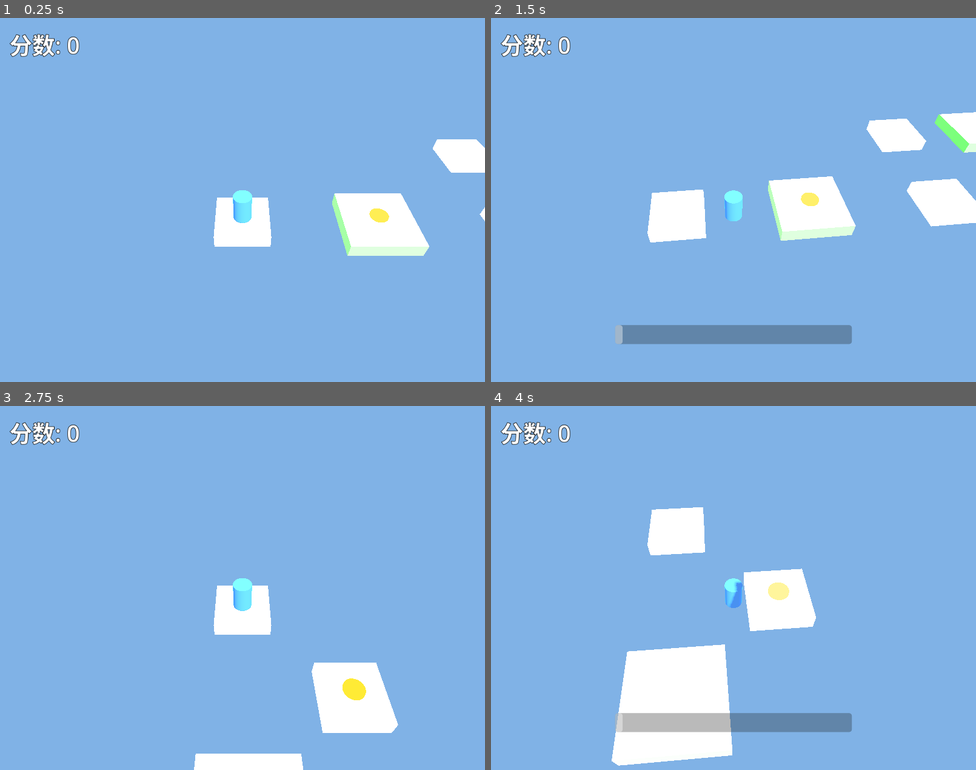
Above: before the commit, frames 1-4 (two rows, left to right).
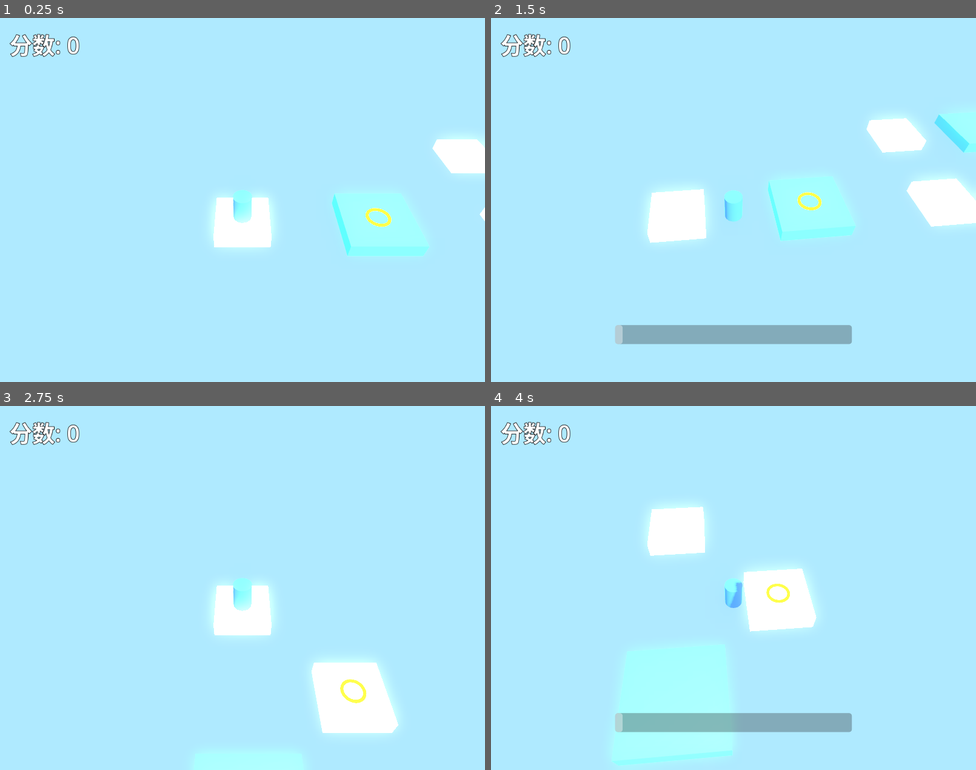
Above: after the commit, the same moments.

Repository: mingning179/godot4-cursor-template
Game: Godot game, scene res://scenes/Main.tscn
Same seed, same stepped clock (60 frames per second), same inputs: the game is played once before the commit and once after it.
Inputs (mouse positions are in pixels of both pictures, inside the frame that each line leads up to):
- Up to frame 1 (0.25 s): no input
- Up to frame 2 (1.5 s): move the mouse to (840, 181) at 0.52 s; click (840, 181) at 0.67 s; move the mouse to (636, 218) at 1.27 s; click (636, 218) at 1.42 s
- Up to frame 3 (2.75 s): click "重新开始" at 2 s
- Up to frame 4 (4 s): tap Enter at 2.75 s; move the mouse to (782, 507) at 2.77 s; click (782, 507) at 2.92 s; move the mouse to (709, 660) at 3.52 s; click (709, 660) at 3.67 s

The runs differ from the first frame. In frame 1, 97% of the frame differs, in the area x 0-100%, y 0-100%; in frame 2, 95%; in frame 3, 96%; in frame 4, 96%.

Commit message:
删除多个清理和修复总结文件，优化项目结构，更新场景和脚本以提升游戏性能和视觉效果，调整平台生成逻辑以避免重叠，增强跳跃物理和目标指示器的表现。

Diff:
--- a/project.godot
+++ b/project.godot
@@ -29,3 +29,9 @@
 
 renderer/rendering_method="mobile"
 textures/vram_compression/import_etc2_astc=true
+anti_aliasing/quality/msaa_3d=2
+anti_aliasing/quality/screen_space_aa=1
+textures/default_filters/anisotropic_filtering_level=4
+environment/defaults/default_clear_color=Color(0.385, 0.454, 0.55, 1)
+lights_and_shadows/directional_shadow/soft_shadow_filter_quality=2
+lights_and_shadows/positional_shadow/soft_shadow_filter_quality=2
--- a/scenes/Main.tscn
+++ b/scenes/Main.tscn
@@ -7,10 +7,14 @@
 
 [sub_resource type="Environment" id="Environment_1"]
 background_mode = 1
-background_color = Color(0.5, 0.7, 0.9, 1)
+background_color = Color(0.15, 0.2, 0.3, 1)
 ambient_light_source = 2
 ambient_light_color = Color(1, 1, 1, 1)
 ambient_light_energy = 1.0
+glow_enabled = true
+glow_intensity = 0.6
+glow_strength = 1.2
+glow_bloom = 0.3
 
 [node name="Main" type="Node3D"]
 script = ExtResource("1_main")
@@ -20,7 +24,7 @@
 
 [node name="DirectionalLight3D" type="DirectionalLight3D" parent="."]
 transform = Transform3D(0.866025, -0.433013, 0.25, 0, 0.5, 0.866025, -0.5, -0.75, 0.433013, 0, 10, 0)
-light_energy = 1.5
+light_energy = 1.2
 shadow_enabled = true
 
 [node name="Camera3D" type="Camera3D" parent="."]
--- a/scenes/Player.tscn
+++ b/scenes/Player.tscn
@@ -17,3 +17,12 @@
 [node name="RayCast3D" type="RayCast3D" parent="."]
 target_position = Vector3(0, -1, 0)
 enabled = true
+
+[node name="OmniLight3D" type="OmniLight3D" parent="."]
+light_color = Color(0.2, 0.7, 1, 1)
+light_energy = 1.5
+light_indirect_energy = 1.0
+light_volumetric_fog_energy = 1.0
+omni_range = 6.0
+omni_attenuation = 2.0
+shadow_enabled = false
--- a/scripts/Platform.gd
+++ b/scripts/Platform.gd
@@ -47,23 +47,24 @@
 		box_mesh.size = platform_size
 		mesh_instance.mesh = box_mesh
 
-		# 创建材质
+		# 创建材质（不透明，明亮）
 		var material: StandardMaterial3D = StandardMaterial3D.new()
 		var color: Color = get_platform_color()
 		material.albedo_color = color
 		material.shading_mode = BaseMaterial3D.SHADING_MODE_PER_PIXEL
 		material.disable_receive_shadows = false
 
-		# 添加金属度和粗糙度，让材质更真实
-		material.metallic = 0.2
-		material.roughness = 0.7
+		# 适度金属质感
+		material.metallic = 0.4
+		material.metallic_specular = 0.7
+		material.roughness = 0.4
 
-		# 添加发光效果
+		# 适度发光
 		material.emission_enabled = true
-		material.emission = color * 0.3
-		material.emission_energy_multiplier = 1.0
+		material.emission = color * 0.5
+		material.emission_energy_multiplier = 1.2
 
-		# 添加边缘光效果
+		# 边缘光
 		material.rim_enabled = true
 		material.rim = 0.5
 		material.rim_tint = 0.8
@@ -86,11 +87,11 @@
 func get_platform_color() -> Color:
 	match platform_type:
 		PlatformType.NORMAL:
-			return Color(1.0, 1.0, 1.0)  # 白色
+			return Color(1.0, 1.0, 1.0)  # 纯白色
 		PlatformType.SMALL:
-			return Color(1.0, 0.5, 0.5)  # 红色
+			return Color(1.0, 0.3, 0.4)  # 鲜红色
 		PlatformType.LARGE:
-			return Color(0.5, 1.0, 0.5)  # 绿色
+			return Color(0.3, 0.8, 1.0)  # 天蓝色
 	return Color.WHITE
 
 # 检查是否完美落地
--- a/scripts/Player.gd
+++ b/scripts/Player.gd
@@ -202,53 +202,74 @@
 	# 重新启用跳跃
 	can_jump = true
 
-	# 检测落在哪个平台上
-	if ray_cast.is_colliding():
-		var collider: Node3D = ray_cast.get_collider() as Node3D
-		if collider and collider.has_method("is_perfect_landing"):
-			var previous_platform: Node3D = current_platform
-			current_platform = collider
-
-			# ⚠️ 关键修复：只有跳到目标平台才算成功
-			if next_platform and collider == next_platform:
-				# 跳到了正确的目标平台！
-
-				# 计算跳跃距离（用于距离奖励）
-				var jump_distance: float = 0.0
-				if previous_platform:
-					jump_distance = previous_platform.global_position.distance_to(collider.global_position)
-
-				# 判断是否完美落地
-				var is_perfect: bool = collider.is_perfect_landing(position)
-
-				# 通知游戏管理器加分
-				var game_manager: Node = get_node("/root/GameManager")
-				if game_manager:
-					game_manager.add_score(1, is_perfect, jump_distance)
-
-				# 发射落地信号（会触发生成新平台和更新目标）
-				landed.emit(position, current_platform)
-
-			elif collider == previous_platform:
-				# 跳回了原来的平台（原地跳或后退），扣分！
-				var game_manager: Node = get_node("/root/GameManager")
-				if game_manager:
-					game_manager.add_score(-2, false, 0.0)  # 扣2分
-				# ⚠️ 不更新目标，玩家需要继续跳到原目标
-
-			elif not next_platform:
-				# 还没有设置目标平台（游戏刚开始），允许但不加分
-				# 发射信号以便设置第一个目标
-				landed.emit(position, current_platform)
-
-			else:
-				# 跳到了错误的平台（不是目标也不是当前）
-				print("跳到了错误的平台！游戏结束")
-				on_fell_off()
+	# ⚠️ 关键修复：使用碰撞检测而不是射线检测，解决边缘检测问题
+	# 检查所有碰撞，找到平台
+	var collider: Node3D = null
+	for i in range(get_slide_collision_count()):
+		var collision: KinematicCollision3D = get_slide_collision(i)
+		var collision_object: Object = collision.get_collider()
+		if collision_object and collision_object is Node3D:
+			var node: Node3D = collision_object as Node3D
+			# 检查是否是平台（有 is_perfect_landing 方法）
+			if node.has_method("is_perfect_landing"):
+				# 检查碰撞法线，确保是从上方落地
+				var normal: Vector3 = collision.get_normal()
+				if normal.y > 0.7:  # 法线向上（y分量大于0.7，大约45度内）
+					collider = node
+					break
+
+	# 如果通过碰撞没找到，尝试射线检测（兜底）
+	if not collider and ray_cast.is_colliding():
+		var ray_collider: Object = ray_cast.get_collider()
+		if ray_collider and ray_collider is Node3D:
+			var node: Node3D = ray_collider as Node3D
+			if node.has_method("is_perfect_landing"):
+				collider = node
+
+	# 处理落地逻辑
+	if collider:
+		var previous_platform: Node3D = current_platform
+		current_platform = collider
+
+		# ⚠️ 关键修复：只有跳到目标平台才算成功
+		if next_platform and collider == next_platform:
+			# 跳到了正确的目标平台！
+
+			# 计算跳跃距离（用于距离奖励）
+			var jump_distance: float = 0.0
+			if previous_platform:
+				jump_distance = previous_platform.global_position.distance_to(collider.global_position)
+
+			# 判断是否完美落地
+			var is_perfect: bool = collider.is_perfect_landing(position)
+
+			# 通知游戏管理器加分
+			var game_manager: Node = get_node("/root/GameManager")
+			if game_manager:
+				game_manager.add_score(1, is_perfect, jump_distance)
+
+			# 发射落地信号（会触发生成新平台和更新目标）
+			landed.emit(position, current_platform)
+
+		elif collider == previous_platform:
+			# 跳回了原来的平台（原地跳或后退），扣分！
+			var game_manager: Node = get_node("/root/GameManager")
+			if game_manager:
+				game_manager.add_score(-2, false, 0.0)  # 扣2分
+			# ⚠️ 不更新目标，玩家需要继续跳到原目标
+
+		elif not next_platform:
+			# 还没有设置目标平台（游戏刚开始），允许但不加分
+			# 发射信号以便设置第一个目标
+			landed.emit(position, current_platform)
+
 		else:
-			can_jump = true  # 即使不是平台也允许跳跃
+			# 跳到了错误的平台（不是目标也不是当前）
+			print("跳到了错误的平台！游戏结束")
+			on_fell_off()
 	else:
-		can_jump = true  # 允许跳跃
+		# 没有检测到平台，允许继续跳跃（可能落在其他物体上）
+		can_jump = true
 
 # 掉落处理
 func on_fell_off() -> void:
--- a/scripts/TargetIndicator.gd
+++ b/scripts/TargetIndicator.gd
@@ -5,52 +5,80 @@
 
 # 闪烁效果
 var blink_time: float = 0.0
-var blink_speed: float = 2.0
+var blink_speed: float = 3.0  # 加快闪烁速度
+
+# 圆环尺寸
+var torus_mesh: TorusMesh = null
 
 func _ready() -> void:
-	# 创建圆柱体网格作为指示器
-	var cylinder_mesh: CylinderMesh = CylinderMesh.new()
-	cylinder_mesh.height = 0.1
-	cylinder_mesh.top_radius = 0.5
-	cylinder_mesh.bottom_radius = 0.5
-	mesh = cylinder_mesh
+	# 创建圆环网格作为指示器
+	torus_mesh = TorusMesh.new()
+	torus_mesh.inner_radius = 1.0
+	torus_mesh.outer_radius = 1.5
+	torus_mesh.rings = 32
+	torus_mesh.ring_segments = 16
+	mesh = torus_mesh
 
-	# 创建材质
+	# 创建醒目的圆环材质
 	var material: StandardMaterial3D = StandardMaterial3D.new()
-	material.albedo_color = Color(1, 0.9, 0, 0.6)  # 半透明金黄色
-	material.transparency = BaseMaterial3D.TRANSPARENCY_ALPHA
+	material.albedo_color = Color(1, 0.9, 0, 1)  # 不透明亮黄色
 	material.shading_mode = BaseMaterial3D.SHADING_MODE_UNSHADED
 	material.disable_receive_shadows = true
+	material.disable_ambient_light = true
 
-	# 添加发光让指示器更醒目
+	# 强发光效果
 	material.emission_enabled = true
-	material.emission = Color(1, 1, 0, 1)
-	material.emission_energy_multiplier = 2.0
-
-	# 添加边缘光
-	material.rim_enabled = true
-	material.rim = 1.0
-	material.rim_tint = 1.0
+	material.emission = Color(1, 0.8, 0, 1)
+	material.emission_energy_multiplier = 3.0  # 强烈发光
 
 	set_surface_override_material(0, material)
 
 	visible = false  # 初始隐藏
 
 func _process(delta: float) -> void:
-	# 更新位置
-	if target_platform:
+	# 更新位置和大小
+	if target_platform and is_instance_valid(target_platform):
 		var target_pos: Vector3 = target_platform.global_position
-		target_pos.y += 0.6  # 稍微高于平台
+
+		# 计算平台高度，让圆环在平台表面
+		var platform_height: float = 0.8  # 默认平台高度
+		if target_platform.get("platform_size"):
+			var size_vec: Vector3 = target_platform.get("platform_size")
+			platform_height = size_vec.y
+
+		# 圆环位置：平台表面（稍微高一点避免Z-fighting）
+		target_pos.y += platform_height / 2.0 + 0.05
 		global_position = target_pos
 
-		# 闪烁效果
+		# 根据平台的完美落地区域调整圆环大小
+		var perfect_radius: float = 0.5  # 默认完美半径
+		if target_platform.get("perfect_radius"):
+			perfect_radius = target_platform.get("perfect_radius")
+
+		# 圆环大小 = 完美落地区域（标记中心）
+		if torus_mesh:
+			torus_mesh.inner_radius = perfect_radius * 0.85
+			torus_mesh.outer_radius = perfect_radius * 1.15
+
+		# 脉冲式闪烁（强度变化而非透明度）
 		blink_time += delta * blink_speed
-		var alpha: float = (sin(blink_time) + 1.0) / 2.0 * 0.5 + 0.3
+		var pulse: float = (sin(blink_time) + 1.0) / 2.0 * 2.0 + 2.0  # 2.0-4.0范围
 		var material: StandardMaterial3D = get_surface_override_material(0) as StandardMaterial3D
 		if material:
-			material.albedo_color.a = alpha
+			material.emission_energy_multiplier = pulse
+
+		# 旋转动画增加立体感
+		rotate_y(delta * 2.0)
+
+		# 确保可见
+		visible = true
+	else:
+		visible = false
 
 # 设置目标平台
 func set_target(platform: Node3D) -> void:
 	target_platform = platform
-	visible = platform != null
+	if platform:
+		visible = true
+	else:
+		visible = false
Not shown, removed: CLEANUP_SUMMARY.md
Not shown, removed: FIXES_APPLIED.md
Not shown, removed: GAME_IMPROVEMENTS.md
Not shown, removed: GAME_LOGIC_FIXES.md
Not shown, removed: JUMP_PHYSICS_FIX.md
Not shown, removed: PLATFORM_OVERLAP_FIX.md
Not shown, removed: PROJECT_SUMMARY.md
